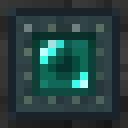
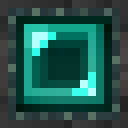
The second 128px x 128px image is a revision of the first. Changes to its layers:
added group "Ender Box v2" with 2 layers above "Ender Box" over [0, 8, 128, 128]
added layer "Border" (1st of 2, in "Ender Box v2") in group "Ender Box v2" over [0, 8, 128, 128]
added layer "Pearl" (1st of 2, in "Ender Box v2") in group "Ender Box v2" over [16, 16, 112, 112]
hid group "Ender Box" (2 layers) over [8, 8, 120, 120]
